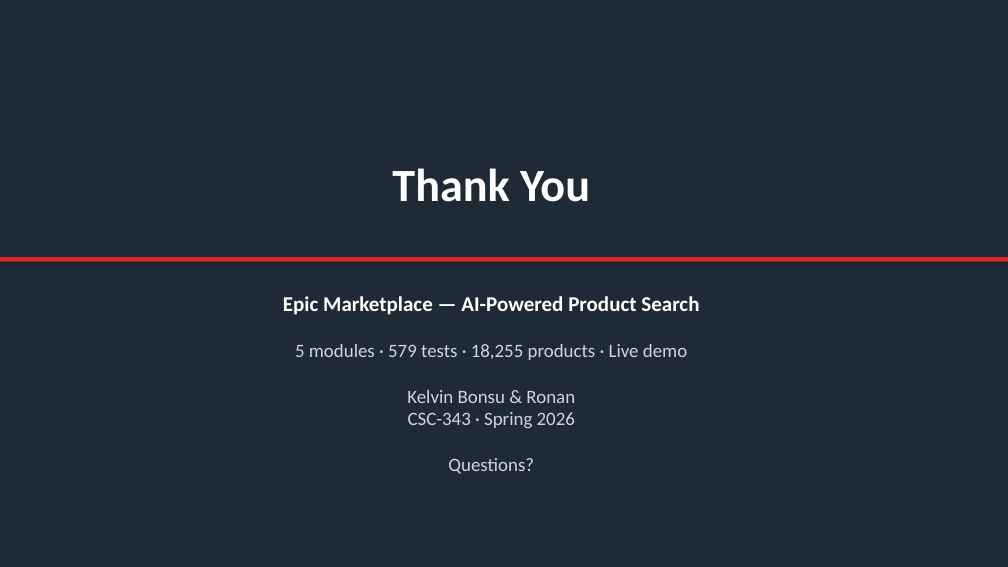
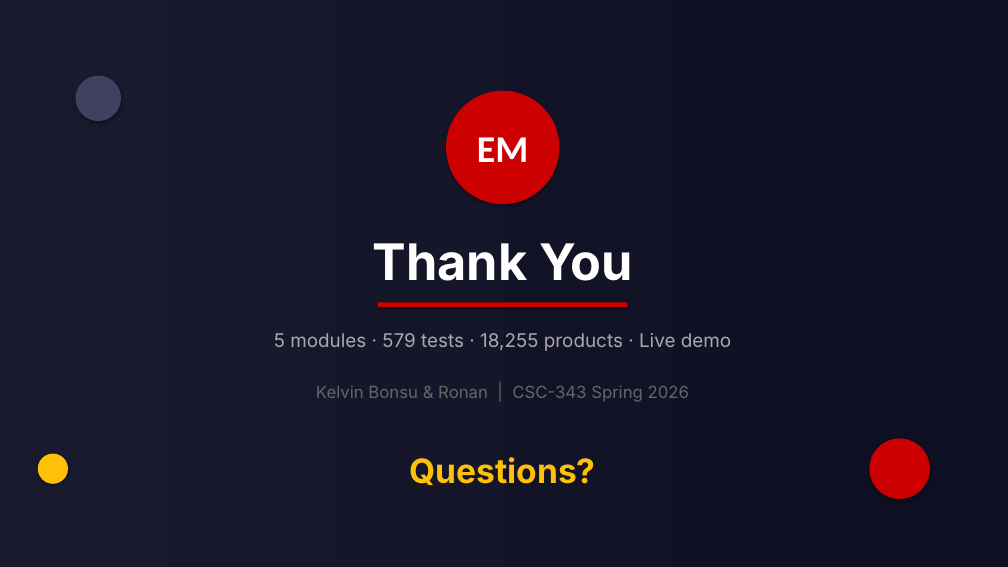
Before and after one commit to Alvin-Furman-CS-Classroom/project-2-ai-system-ronan-and-kelvin-s-epic-marketplace, a slide deck: slide 13 of Epic_Marketplace_Presentation.pptx (slide 16 before the commit). Drawn at 1008x567 pixels with LibreOffice and Linux fonts; fonts in the diff are those of the drawing. Boxes give left, top, right and bottom in pixels: in the first picture for what was removed or moved away, otherwise in the second. Text is boxed around its words. In the diff, an @@ line names an element or a change of style, - is before the commit and + after.

```diff
--- a/Epic_Marketplace_Presentation.pptx
+++ b/Epic_Marketplace_Presentation.pptx
@@ background #1F2A37 to gradient #1A1A2E to #0F0F23 @@
@@ ellipse added at [76, 76, 121, 121], fill #404060 @@
@@ ellipse added at [446, 91, 560, 204], fill #CC0000, 36 pt, text #FFFFFF, bold @@
+EM
@@ text "Thank You": place and size @@
-text "Thank You" at [392, 168, 590, 202]
+text "Thank You" at [373, 243, 633, 281]
@@ text "Thank You" at [373, 243, 633, 281]: size 44 to 48 pt, font Calibri to Inter @@
@@ rectangle removed at [0, 257, 1008, 262] @@
@@ text at [283, 296, 699, 315]: paragraph removed @@
-Epic Marketplace — AI-Powered Product Search
@@ text "5 modules · 579 tests ...": place and size @@
-text "5 modules · 579 tests ..." at [283, 296, 699, 428]
+text "5 modules · 579 tests ..." at [274, 333, 731, 351]
@@ text "5 modules · 579 tests ..." at [274, 333, 731, 351]: font Calibri to Inter, text colour #D1D5DB to #AAAAAA @@
@@ rectangle added at [378, 302, 628, 307], fill #CC0000 @@
@@ text added at [316, 385, 689, 402], 16 pt, text #666666 @@
+Kelvin Bonsu & Ronan | CSC-343 Spring 2026
@@ text at [407, 390, 575, 428]: paragraphs removed @@
-Kelvin Bonsu & Ronan
-CSC-343 · Spring 2026
-Questions?
@@ ellipse added at [870, 439, 930, 499], fill #CC0000 @@
@@ ellipse added at [38, 454, 68, 484], fill #FFC107 @@
@@ text added at [409, 457, 595, 485], 32 pt, text #FFC107, bold @@
+Questions?
```
Also in this commit, not shown: 5 other slides changed, 7 slides added, 10 slides removed, 1 other file.
